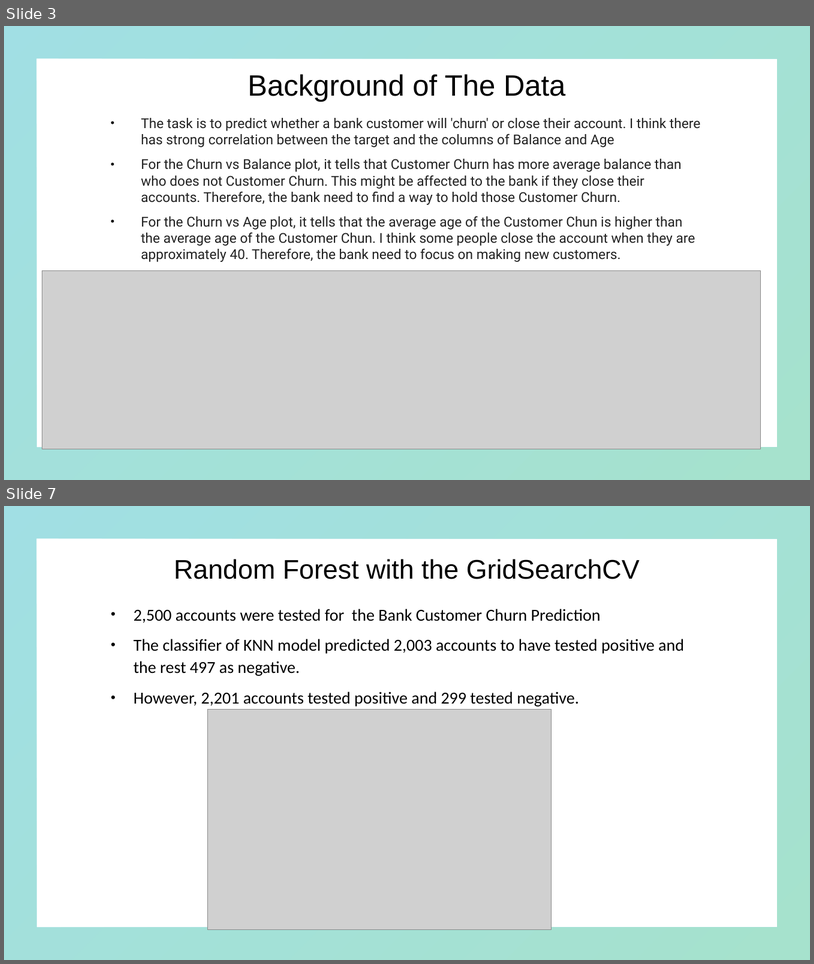
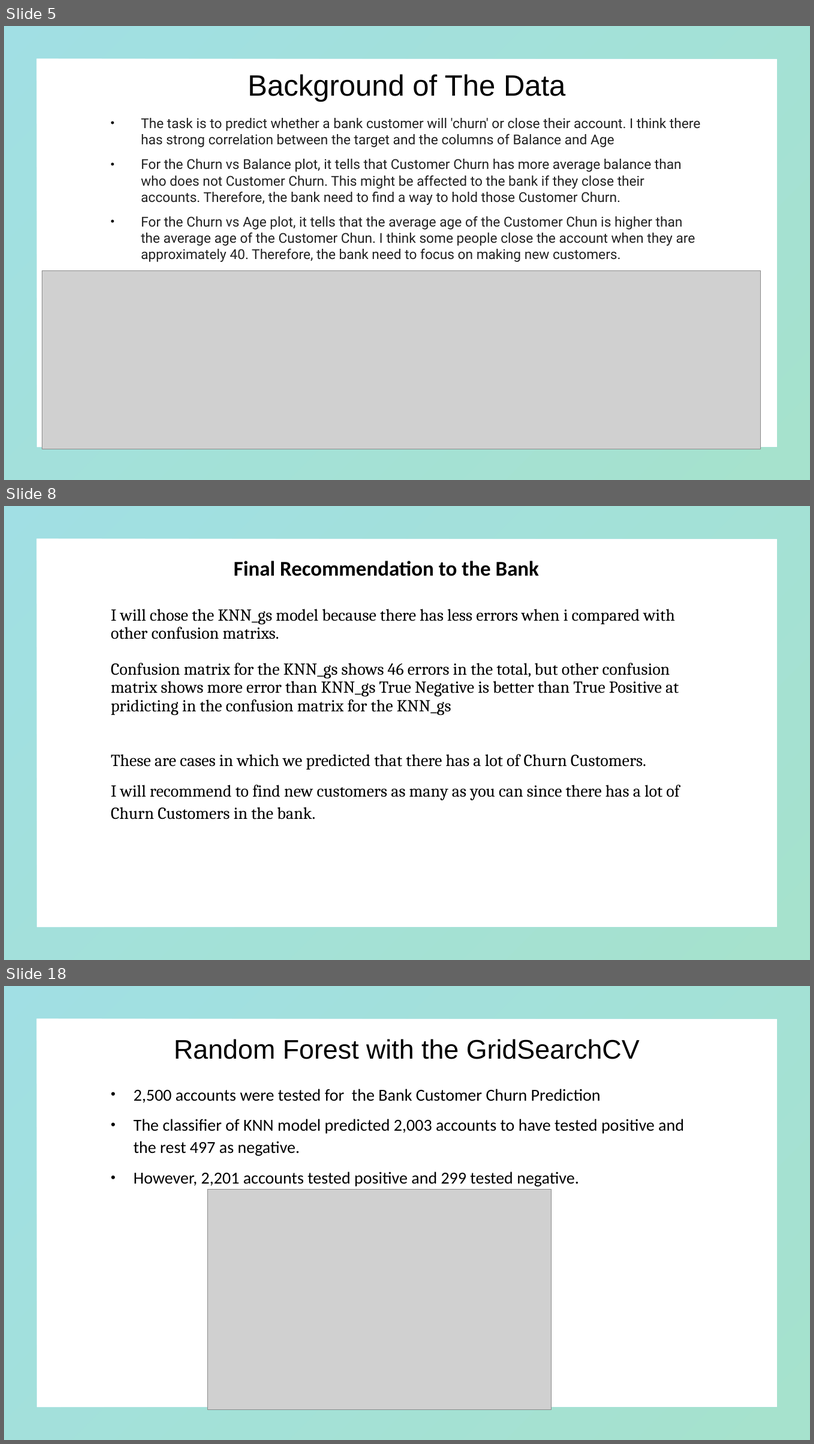
Before and after one commit to youngjin1106/project-2, a slide deck: Project 2 presentation .pptx. Shown one above the other, each under a label of ours: slides 3 and 7 before the commit, slides 5, 8 and 18 after it; the slides between them are not shown. The pictures are 814x964 and 814x1444 pixels, drawn with LibreOffice and Linux fonts; fonts in the diff are those of the drawing; grey boxes stand for pictures; background and template pictures are left out. Boxes give left, top, right and bottom in pixels: in the first picture for what was removed or moved away, otherwise in the second. Text is boxed around its words. In the diff, an @@ line names an element or a change of style, - is before the commit and + after.

```diff
--- a/Project 2 presentation .pptx
+++ b/Project 2 presentation .pptx
@@ slide 8 added at <box>4,506,810,960</box>, background picture (left out); not listed: 1 template element that a slide beside it also shows @@
@@ text added at <box>234,561,539,576</box>, 25 pt, text #000000, bold @@
+Final Recommendation to the Bank
@@ title added at <box>111,609,679,715</box>, 20 pt, text #000000 @@
+I will chose the KNN_gs model because there has less errors when i compared with other confusion matrixs.
+Confusion matrix for the KNN_gs shows 46 errors in the total, but other confusion matrix shows more error than KNN_gs True Negative is better than True Positive at pridicting in the confusion matrix for the KNN_gs
@@ subtitle added at <box>111,754,680,819</box>, 20 pt, text #000000 @@
+These are cases in which we predicted that there has a lot of Churn Customers.
+I will recommend to find new customers as many as you can since there has a lot of Churn Customers in the bank.
@@ what was slide 3 is now slide 5 @@
@@ what was slide 7 is now slide 18 @@
```
Also in this commit, not shown: 2 slides changed, 12 other slides added.
